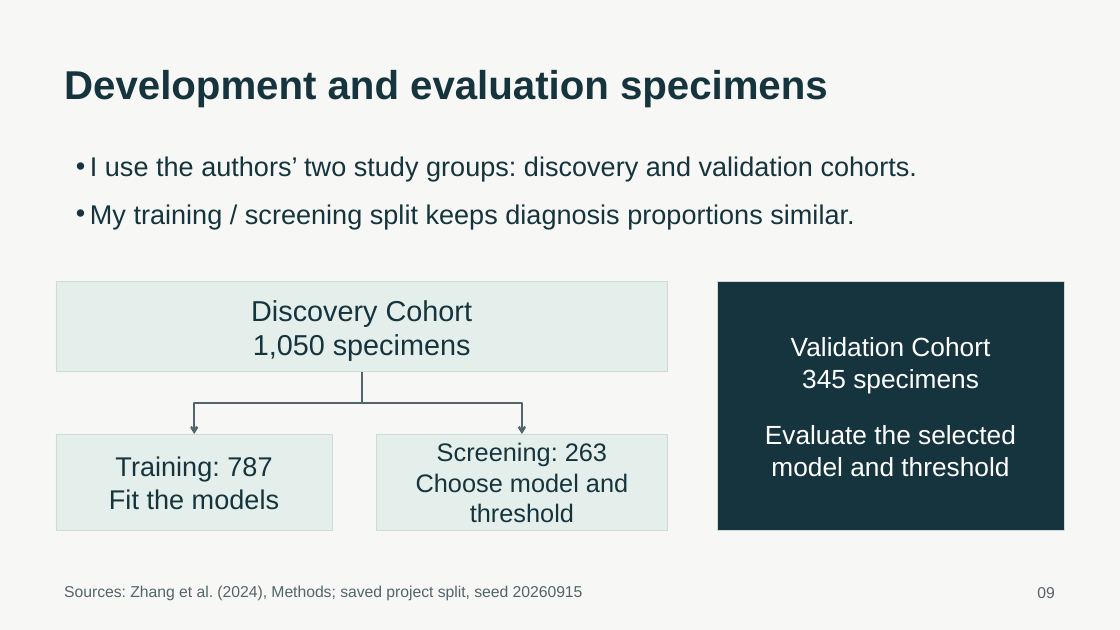
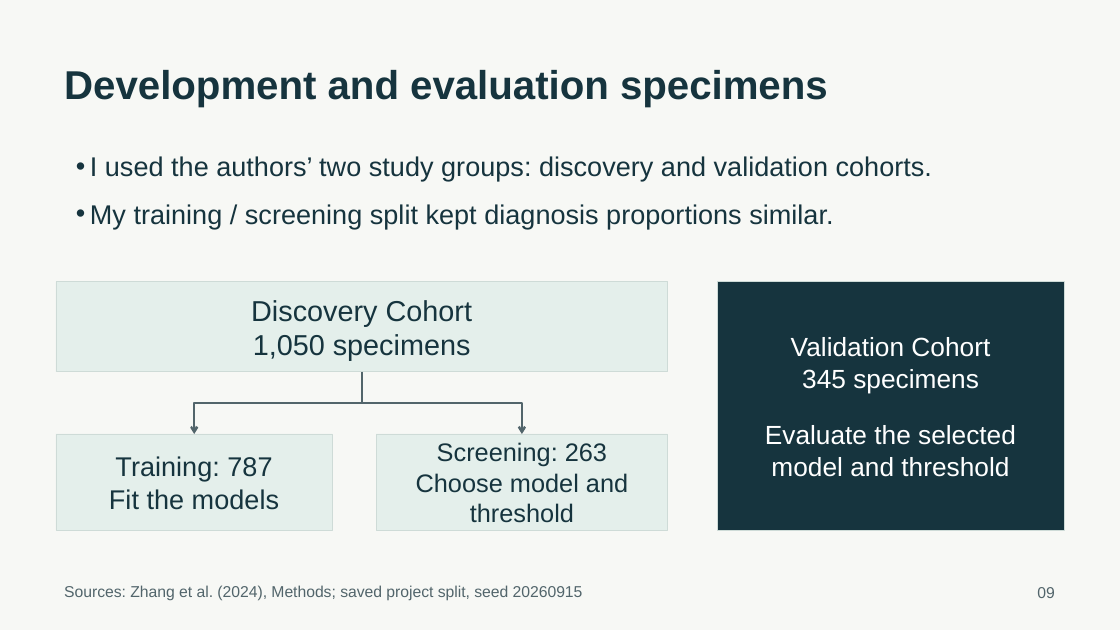
Before and after one commit to ca34525/Kidney-Biopsy-Rejection-Classifier, a slide deck: slide 9 of presentation/unos_kidney_biopsy.pptx. Drawn at 1120x630 pixels with LibreOffice and Linux fonts; fonts in the diff are those of the drawing. Boxes give left, top, right and bottom in pixels: in the first picture for what was removed or moved away, otherwise in the second. Text is boxed around its words. In the diff, an @@ line names an element or a change of style, - is before the commit and + after.

```diff
--- a/presentation/unos_kidney_biopsy.pptx
+++ b/presentation/unos_kidney_biopsy.pptx
@@ text at [90, 156, 932, 229]: text changed @@
-• I use the authors’ two study groups: discovery and validation cohorts.
-• My training / screening split keeps diagnosis proportions similar.
+• I used the authors’ two study groups: discovery and validation cohorts.
+• My training / screening split kept diagnosis proportions similar.
```
Also in this commit, not shown: 17 other slides changed, 2 slides added, 1 slide removed, 32 other files.
